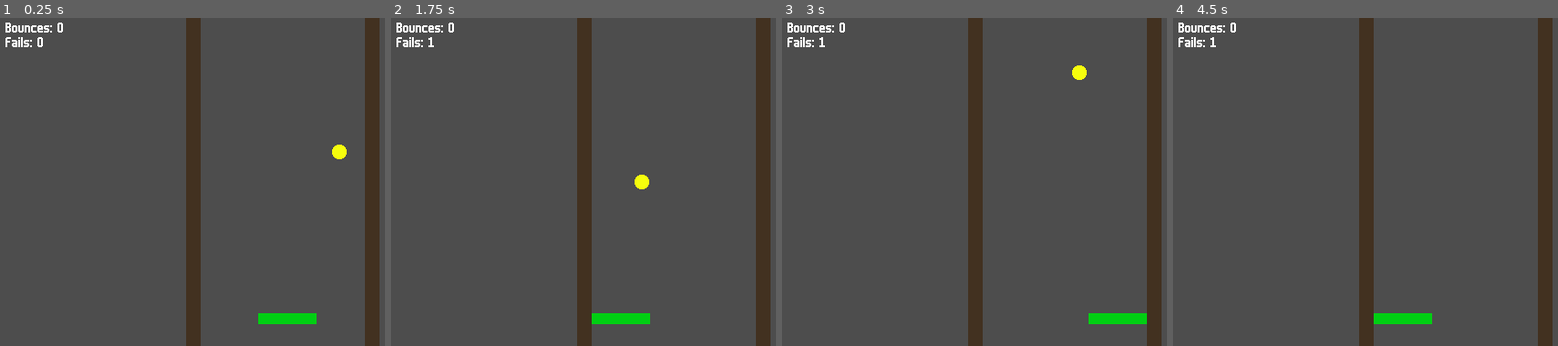
Above: before the commit, frames 1-4 (left to right).
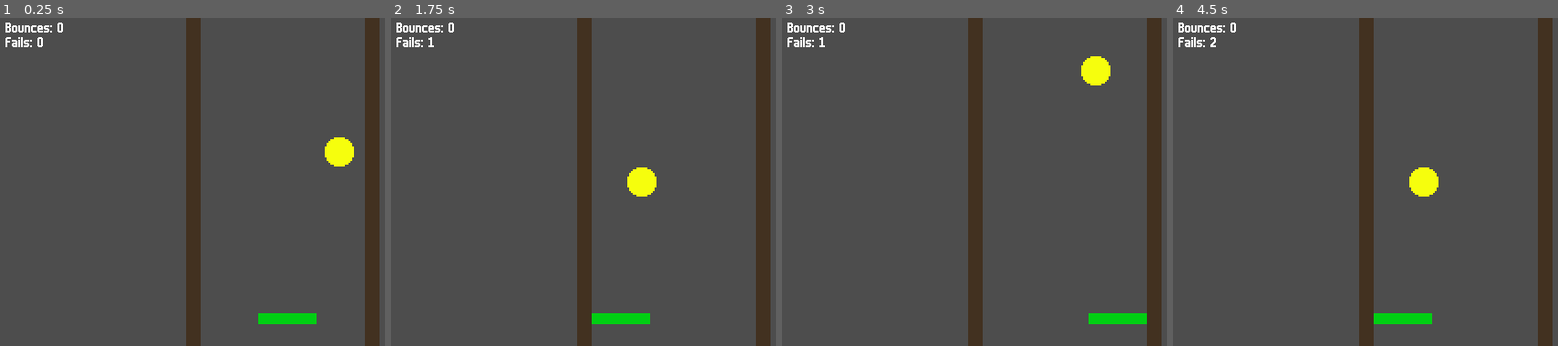
Above: after the commit, the same moments.

Repository: YannVeld/LD60
Game: Godot game, scene res://main.tscn
Two runs of this game, one before a commit and one after it. Both use one fixed random seed, a clock stepped at 60 frames per second and the inputs below.
Inputs:
- Up to frame 1 (0.25 s): no input
- Up to frame 2 (1.75 s): tap Enter at 0.5 s; hold Right (move_right) 0.53-1.28 s; tap R (reroll) at 0.6 s; hold Left (move_left) from 1.28 s (still down); tap 1 at 1.35 s
- Up to frame 3 (3 s): tap Space at 2 s; release Left (move_left) at 2.03 s; hold Right (move_right) from 2.03 s (still down); tap 2 at 2.1 s; tap 3 at 2.85 s
- Up to frame 4 (4.5 s): release Right (move_right) at 3.53 s; hold Left (move_left) from 3.53 s (still down); tap 4 at 3.6 s; tap 5 at 4.35 s

The runs differ from the first frame. In frame 1, 0.4% of the frame differs, in the area x 84-92%, y 36-46%; in frame 2, 0.4%; in frame 3, 0.6%, in the area x 75-86%, y 11-21%; in frame 4, 0.6%.

Commit message:
Implemented varied ball size

Diff:
--- a/Scripts/ball.gd
+++ b/Scripts/ball.gd
@@ -7,15 +7,20 @@
 signal bat_bounce
 signal out_of_bounds
 
+@onready var _col_shape: CollisionShape2D = $"./CollisionShape2D"
+@onready var _sprite: Sprite2D = $"./Sprite2D"
+
 # Called when the node enters the scene tree for the first time.
 func _ready() -> void:
 	initial_pos = global_position
+	gameProperties.property_changed.connect(_on_property_changed)
 
 	body_entered.connect(_on_body_entered)
 
 	var _outArea: Area2D = $"/root/Node2D/OutArea"
 	_outArea.body_entered.connect(_on_out_area_entered)
 
+	_reset_size()
 	_respawn(0.0)
 
 
@@ -29,8 +34,6 @@
 func _integrate_forces(state: PhysicsDirectBodyState2D) -> void:
 	if linear_velocity.length() > gameProperties.ball_max_speed:
 		linear_velocity = linear_velocity.normalized() * gameProperties.ball_max_speed
-
-
 
 func _respawn(respawn_time: float):
 	set_deferred("freeze", true)
@@ -53,3 +56,20 @@
 	if not body == self: return
 	out_of_bounds.emit()
 	_respawn(gameProperties.ball_respawn_time)
+
+func _on_property_changed(property: String, new_value):
+	if property != "ball_size": return
+	_reset_size()
+
+func _reset_size():
+	print("Set size")
+	var _radius: float = 8
+	match gameProperties.ball_size:
+		1: _radius = 2
+		2: _radius = 4
+		3: _radius = 8
+		4: _radius = 12
+		5: _radius = 16
+
+	_col_shape.shape.radius = _radius
+	_sprite.global_scale = Vector2.ONE * 2 * _radius / _sprite.texture.get_size().x
--- a/Scripts/game_properties.gd
+++ b/Scripts/game_properties.gd
@@ -33,6 +33,17 @@
 		property_changed.emit("ball_count", value)
 func check_ball_count(value: int) -> bool:
 	if value <= 0: return false
+	return true
+
+@export var ball_size: int = 5:
+	set(value):
+		if not check_ball_size(value): return
+		if ball_size == value: return
+		ball_size = value
+		property_changed.emit("ball_size", value)
+func check_ball_size(value: int) -> bool:
+	if value <= 0: return false
+	if value > 5: return false
 	return true
 
 
--- /dev/null
+++ b/Upgrades/decrease_ball_size.tres
@@ -0,0 +1,10 @@
+[gd_resource type="Resource" script_class="Upgrade" format=3 uid="uid://bfx5yvg0gwl7r"]
+
+[ext_resource type="Script" uid="uid://2gq5mgmrcttn" path="res://Scripts/upgrade.gd" id="1_5vbna"]
+
+[resource]
+script = ExtResource("1_5vbna")
+property_name = "ball_size"
+value = -1.0
+description = "Decrease ball size"
+metadata/_custom_type_script = "uid://2gq5mgmrcttn"
--- a/main.tscn
+++ b/main.tscn
@@ -14,6 +14,7 @@
 [ext_resource type="Script" uid="uid://di6rtvbqpcuw7" path="res://Scripts/ball_manager.gd" id="7_272bh"]
 [ext_resource type="Resource" uid="uid://g56ek58hu6mw" path="res://Upgrades/increase_ball_speed.tres" id="8_cegan"]
 [ext_resource type="Resource" uid="uid://dx5t73f8bnoe1" path="res://Upgrades/increase_wall_distance.tres" id="9_82xsv"]
+[ext_resource type="Resource" uid="uid://bfx5yvg0gwl7r" path="res://Upgrades/decrease_ball_size.tres" id="10_vivmo"]
 
 [sub_resource type="PhysicsMaterial" id="PhysicsMaterial_0xm2m"]
 friction = 0.0
@@ -41,7 +42,7 @@
 z_index = 1000
 script = ExtResource("1_5vw27")
 gameProperties = ExtResource("2_lquwl")
-possible_upgrades = Array[ExtResource("3_w48qg")]([ExtResource("4_vivmo"), ExtResource("5_2cqfq"), ExtResource("6_yaehf"), ExtResource("7_074og"), ExtResource("8_cegan"), ExtResource("9_82xsv")])
+possible_upgrades = Array[ExtResource("3_w48qg")]([ExtResource("4_vivmo"), ExtResource("5_2cqfq"), ExtResource("6_yaehf"), ExtResource("7_074og"), ExtResource("8_cegan"), ExtResource("9_82xsv"), ExtResource("10_vivmo")])
 
 [node name="BallManager" type="Node2D" parent="." unique_id=1540103077]
 process_mode = 3
